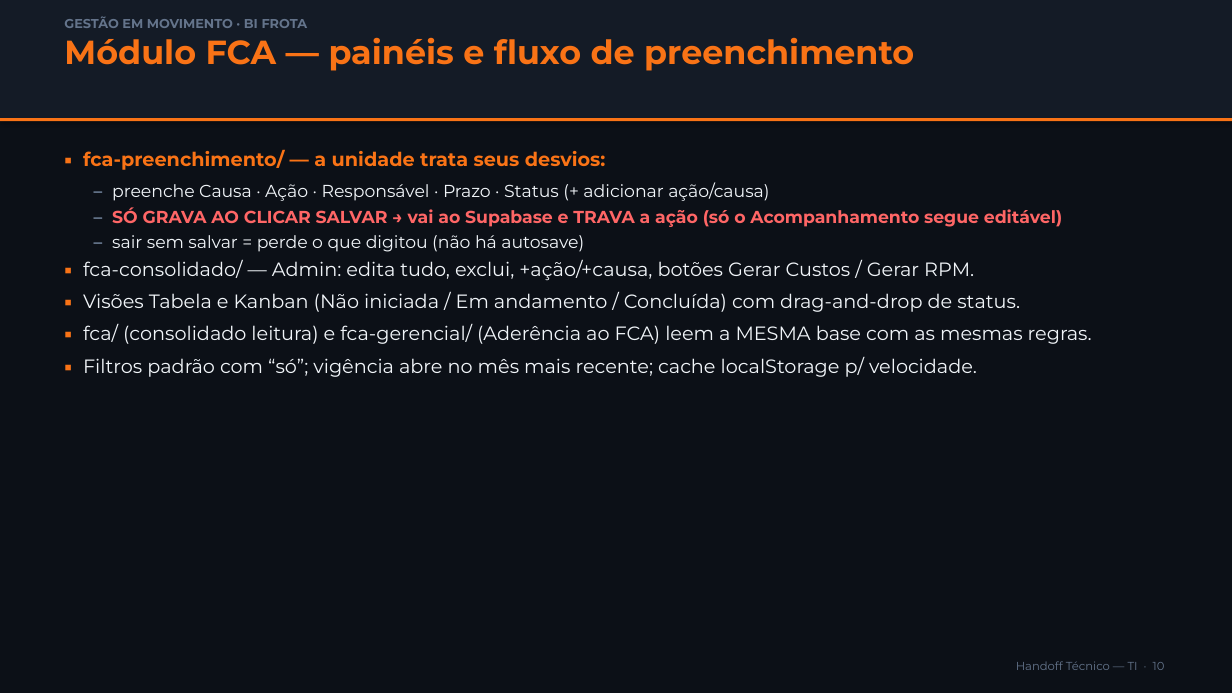
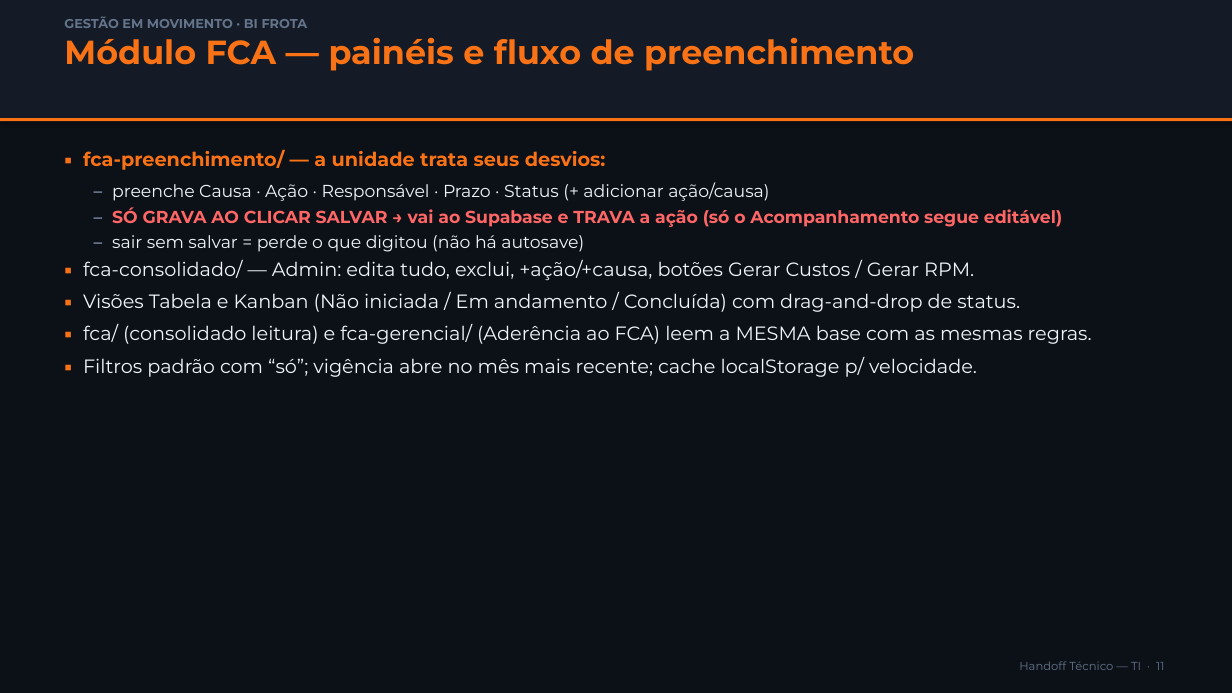
Before and after one commit to fortesindicadores-byte/Projeto-BI-App, a slide deck: slide 11 of docs/Gestao-em-Movimento_Tecnico-TI.pptx (slide 10 before the commit). Drawn at 1232x693 pixels with LibreOffice and Linux fonts; fonts in the diff are those of the drawing. Boxes give left, top, right and bottom in pixels: in the first picture for what was removed or moved away, otherwise in the second. Text is boxed around its words. In the diff, an @@ line names an element or a change of style, - is before the commit and + after.

```diff
--- a/docs/Gestao-em-Movimento_Tecnico-TI.pptx
+++ b/docs/Gestao-em-Movimento_Tecnico-TI.pptx
@@ text at [1019, 661, 1164, 670]: text changed @@
-Handoff Técnico — TI · 10
+Handoff Técnico — TI · 11
```
Also in this commit, not shown: 7 other slides changed, 1 slide added, 1 other file.
